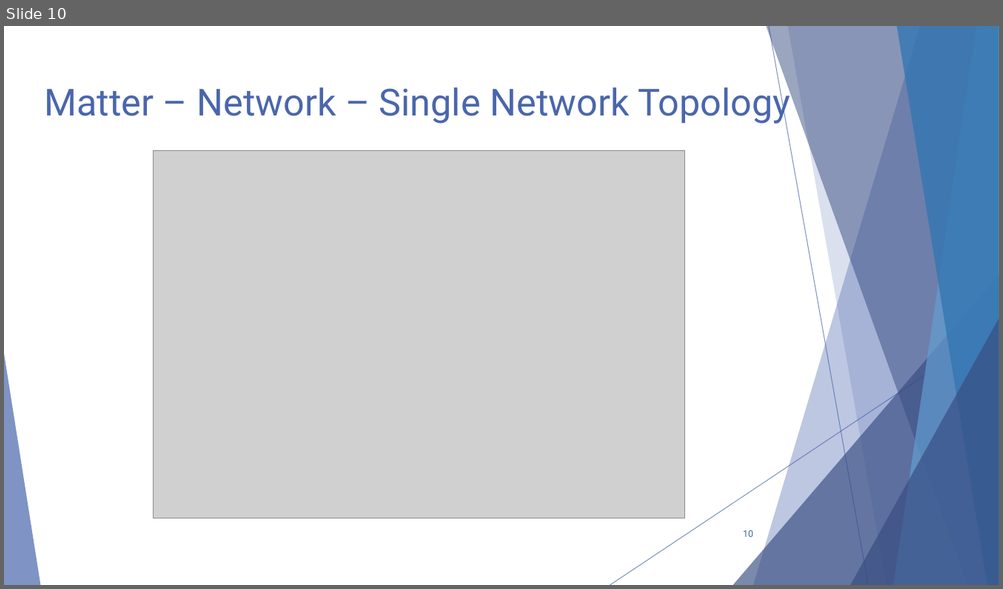
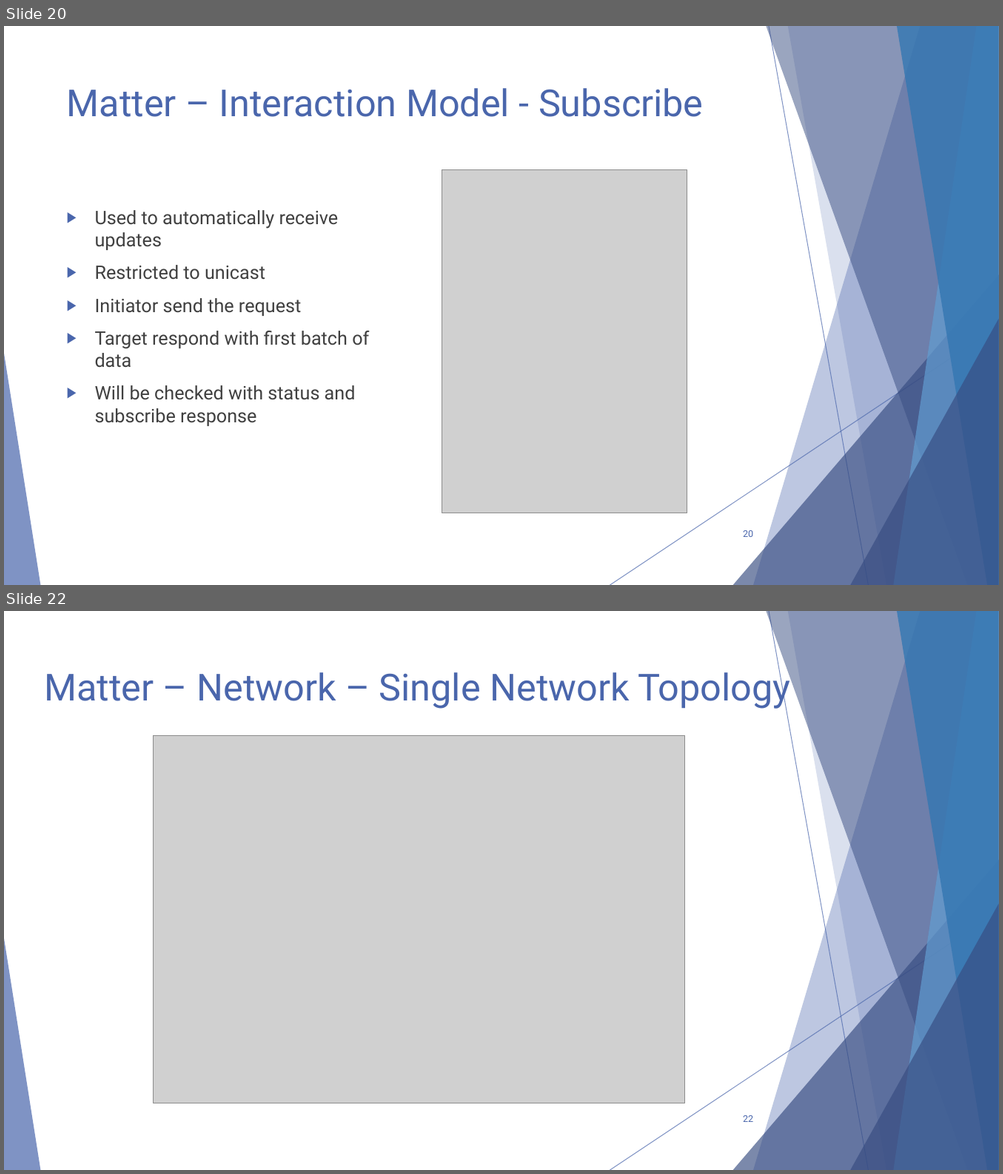
Before and after one commit to GysenBart/ProjectThreadMatter, a slide deck: Presentatie/ProjectThreadMatter.pptx. Shown one above the other, each under a label of ours: slide 10 before the commit, slides 20 and 22 after it; the slides between them are not shown. The pictures are 1003x589 and 1003x1174 pixels, drawn with LibreOffice and Linux fonts; fonts in the diff are those of the drawing; grey boxes stand for pictures. Boxes give left, top, right and bottom in pixels: in the first picture for what was removed or moved away, otherwise in the second. Text is boxed around its words. In the diff, an @@ line names an element or a change of style, - is before the commit and + after.

```diff
--- a/Presentatie/ProjectThreadMatter.pptx
+++ b/Presentatie/ProjectThreadMatter.pptx
@@ slide 20 added at (4,26,999,585), background #FFFFFF; not listed: 10 template elements that a slide beside it also shows @@
@@ title added at (67,88,703,117), 36 pt, text #4A66AC @@
+Matter – Interaction Model - Subscribe
@@ picture added at (442,170,687,514) @@
@@ text added at (95,210,369,426), 18 pt, text #404040 @@
+▶ Used to automatically receive updates
+▶ Restricted to unicast
+▶ Initiator send the request
+▶ Target respond with first batch of data
+▶ Will be checked with status and subscribe response
@@ page number added at (743,531,753,537), 9 pt, text #4A66AC @@
+20
@@ what was slide 10 is now slide 22 @@
@@ page number at (743,1116,753,1122): text changed @@
-10
+22
```
Also in this commit, not shown: 11 slides changed, 11 other slides added, 1 slide removed.
